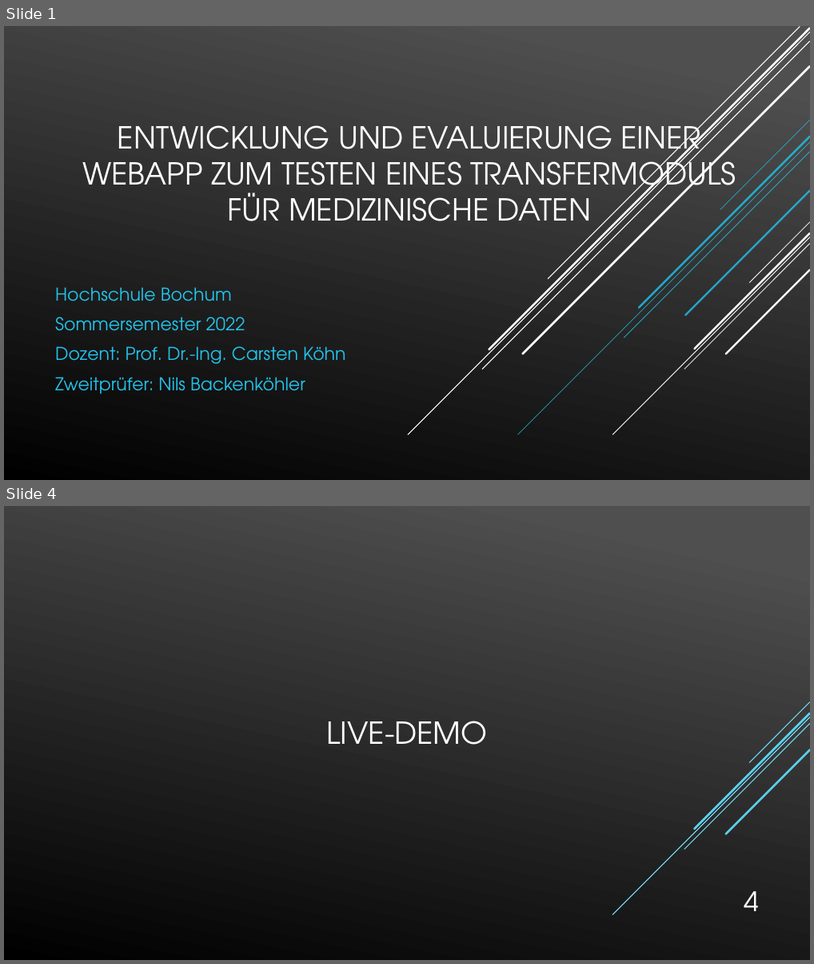
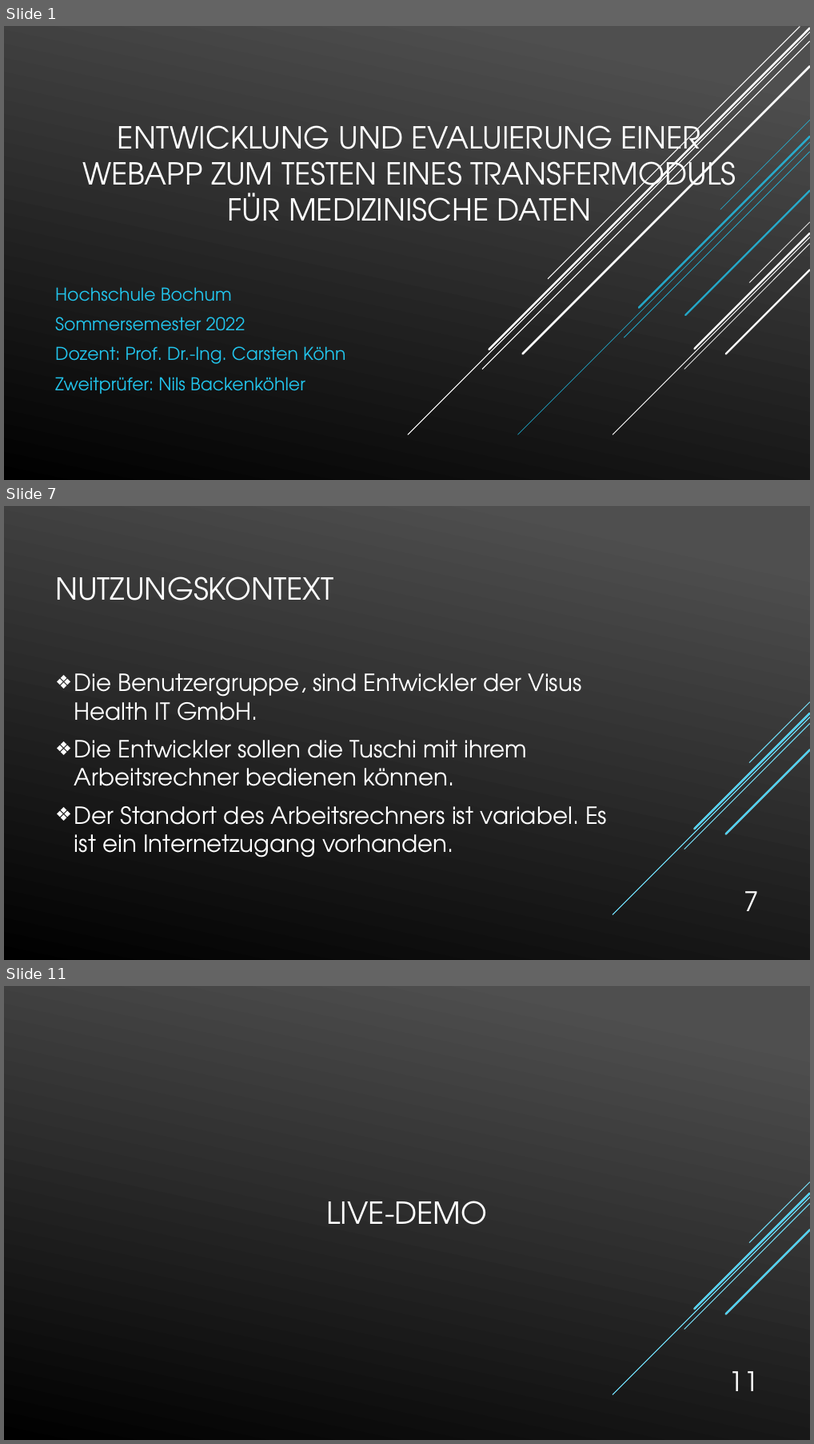
Before and after one commit to Tura92/Bachelorarbeit, a slide deck: Kolloquium Präsentation.pptx. Shown one above the other, each under a label of ours: slides 1 and 4 before the commit, slides 1, 7 and 11 after it; the slides between them are not shown. The pictures are 814x964 and 814x1444 pixels, drawn with LibreOffice and Linux fonts; fonts in the diff are those of the drawing. Boxes give left, top, right and bottom in pixels: in the first picture for what was removed or moved away, otherwise in the second. Text is boxed around its words. In the diff, an @@ line names an element or a change of style, - is before the commit and + after.

```diff
--- a/Kolloquium Präsentation.pptx
+++ b/Kolloquium Präsentation.pptx
@@ slide 7 added at box(4, 506, 810, 960), background gradient #4F4F4F to #000000; not listed: 5 template elements that a slide beside it also shows @@
@@ title added at box(55, 576, 334, 600), 36 pt, text #FFFFFF @@
+NUTZUNGSKONTEXT
@@ text added at box(74, 673, 607, 857), 28 pt, text #FFFFFF @@
+❖ Die Benutzergruppe, sind Entwickler der Visus Health IT GmbH.
+❖ Die Entwickler sollen die Tuschi mit ihrem Arbeitsrechner bedienen können.
+❖ Der Standort des Arbeitsrechners ist variabel. Es ist ein Internetzugang vorhanden.
@@ group added at box(613, 702, 810, 914): 5 lines @@
@@ page number added at box(744, 891, 759, 911), 32 pt, text #FFFFFF @@
+7
@@ what was slide 4 is now slide 11 @@
@@ page number at box(729, 1371, 758, 1391): text changed @@
-4
+11
```
Also in this commit, not shown: 1 slide changed, 8 other slides added, 1 slide removed.
